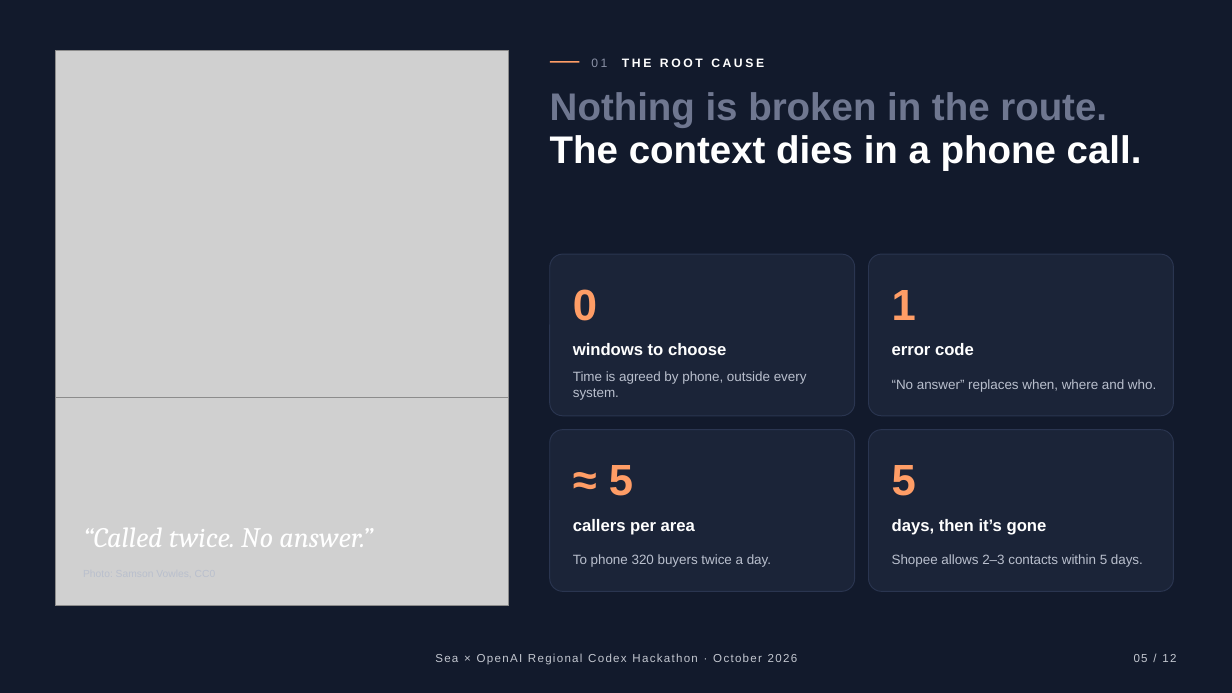
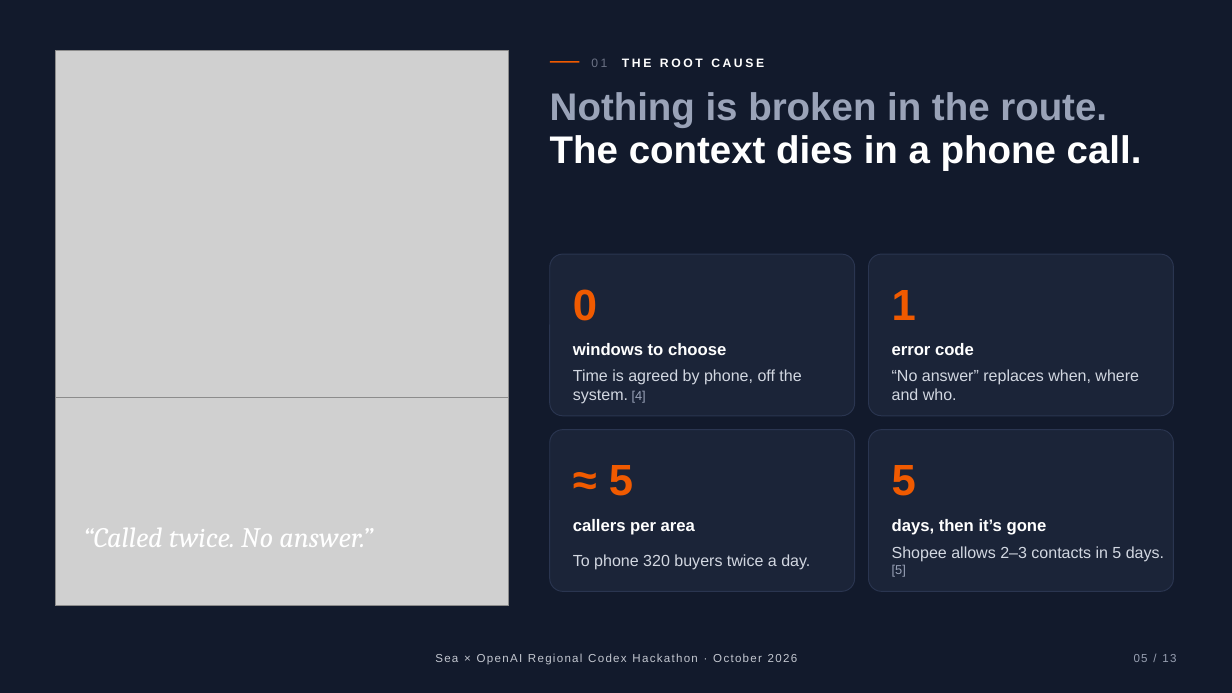
Before and after one commit to BennedictQuanTon/Alodi-Regional-Codex-Hackathon-2026, a slide deck: slide 5 of prep/01-pitch/Alodi-Pitch.pptx. Drawn at 1232x693 pixels with LibreOffice and Linux fonts; fonts in the diff are those of the drawing; grey boxes stand for pictures; background and template pictures are left out. Boxes give left, top, right and bottom in pixels: in the first picture for what was removed or moved away, otherwise in the second. Text is boxed around its words. In the diff, an @@ line names an element or a change of style, - is before the commit and + after.

Commit message:
deck: brand orange, stronger greys, larger body text, numbered references on a closing References slide

```diff
--- a/prep/01-pitch/Alodi-Pitch.pptx
+++ b/prep/01-pitch/Alodi-Pitch.pptx
@@ text "01 THE ROOT CAUSE" at box(591, 58, 764, 67): text colour #8A91A6 to #6B7285 in "01" @@
@@ text "Nothing is broken in the ..." at box(550, 92, 1142, 171): text colour #6F7790 to #9AA3B8 in "Nothing is broken in the route." @@
@@ line (550, 62) - (579, 62): stroke #FF9D66 1.25 pt to #F05A00 1.25 pt @@
@@ text at box(573, 369, 801, 404): text changed; size 10.5 to 12.5 pt; text colour #B9BFCD to #D2D7E1 @@
-Time is agreed by phone, outside every system.
+Time is agreed by phone, off the system. [4]
@@ text "“No answer” replaces when, where ..." at box(892, 369, 1139, 400): size 10.5 to 12.5 pt, text colour #B9BFCD to #D2D7E1 @@
@@ text colour #FF9D66 to #F05A00 in 4 elements at box(573, 289, 597, 321), box(892, 290, 916, 320), box(609, 465, 633, 496), box(892, 465, 916, 496) @@
@@ text "To phone 320 buyers twice ..." at box(573, 554, 810, 570): size 10.5 to 12.5 pt, text colour #B9BFCD to #D2D7E1 @@
@@ text removed at box(83, 564, 490, 584) @@
-Photo: Samson Vowles, CC0
@@ text at box(892, 546, 1164, 577): text changed; size 10.5 to 12.5 pt; text colour #B9BFCD to #D2D7E1 @@
-Shopee allows 2–3 contacts within 5 days.
+Shopee allows 2–3 contacts in 5 days. [5]
@@ text at box(1134, 654, 1176, 662): text changed; text colour #C3C7D0 to #98A0B2 @@
-05 / 12
+05 / 13
```
Also in this commit, not shown: 11 other slides changed, 1 slide added, 2 other files.
